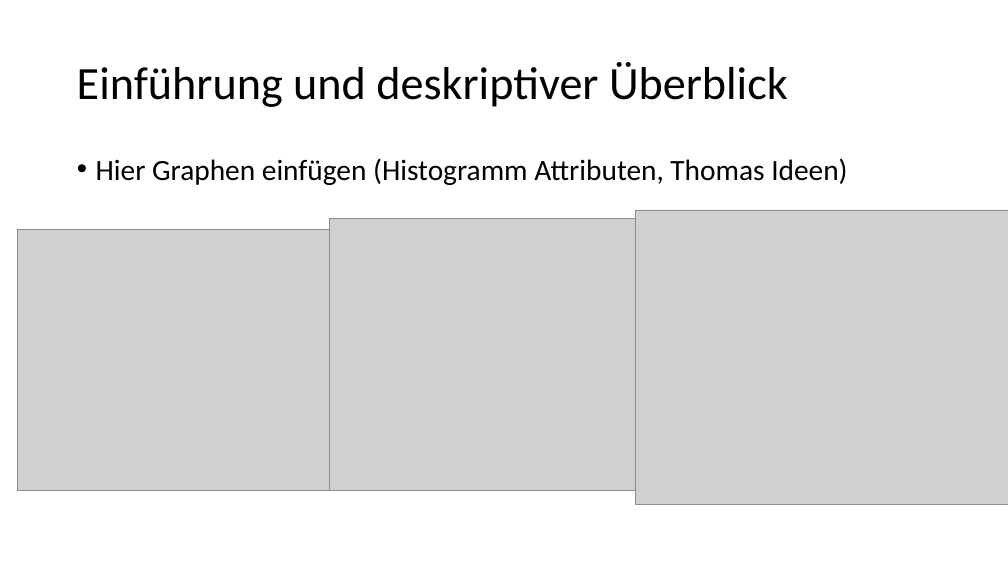
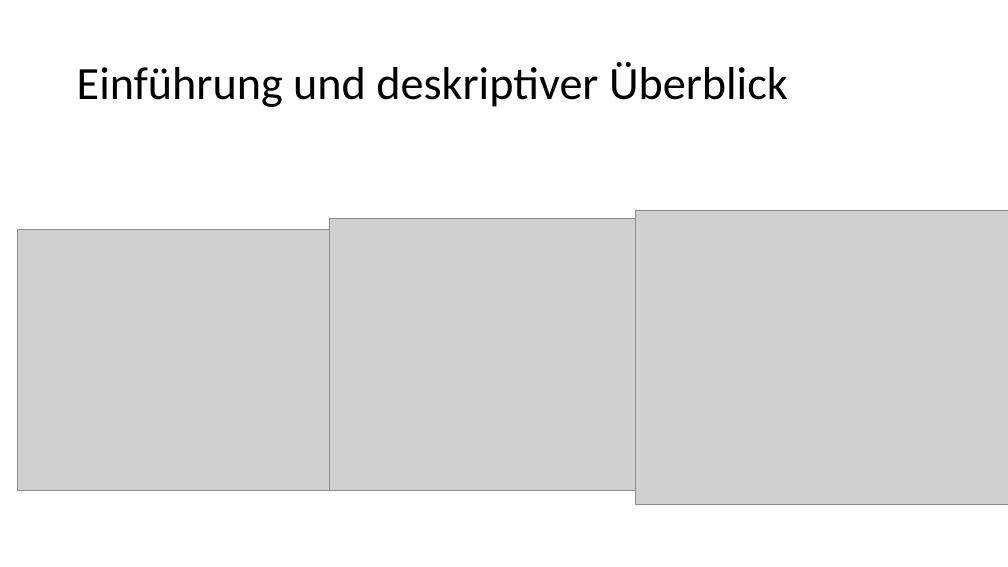
Before and after one commit to ML-KA/ag-dank, a slide deck: slide 4 of DANK Data Challenge_repaired.pptx. Drawn at 1008x567 pixels with LibreOffice and Linux fonts; fonts in the diff are those of the drawing; grey boxes stand for pictures. Boxes give left, top, right and bottom in pixels: in the first picture for what was removed or moved away, otherwise in the second. Text is boxed around its words. In the diff, an @@ line names an element or a change of style, - is before the commit and + after.

```diff
--- a/DANK Data Challenge_repaired.pptx
+++ b/DANK Data Challenge_repaired.pptx
@@ text removed at (x1=96, y1=158, x2=847, y2=185) @@
-• Hier Graphen einfügen (Histogramm Attributen, Thomas Ideen)
```
Also in this commit, not shown: 1 other slide changed, 1 slide added.
